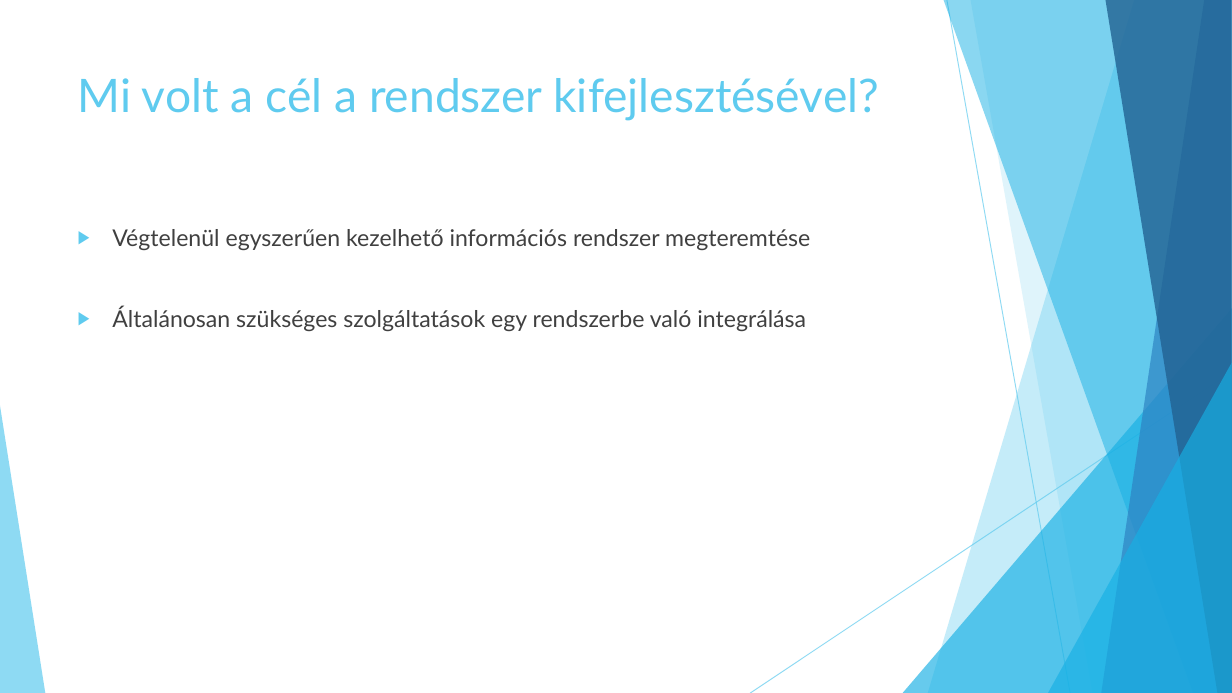
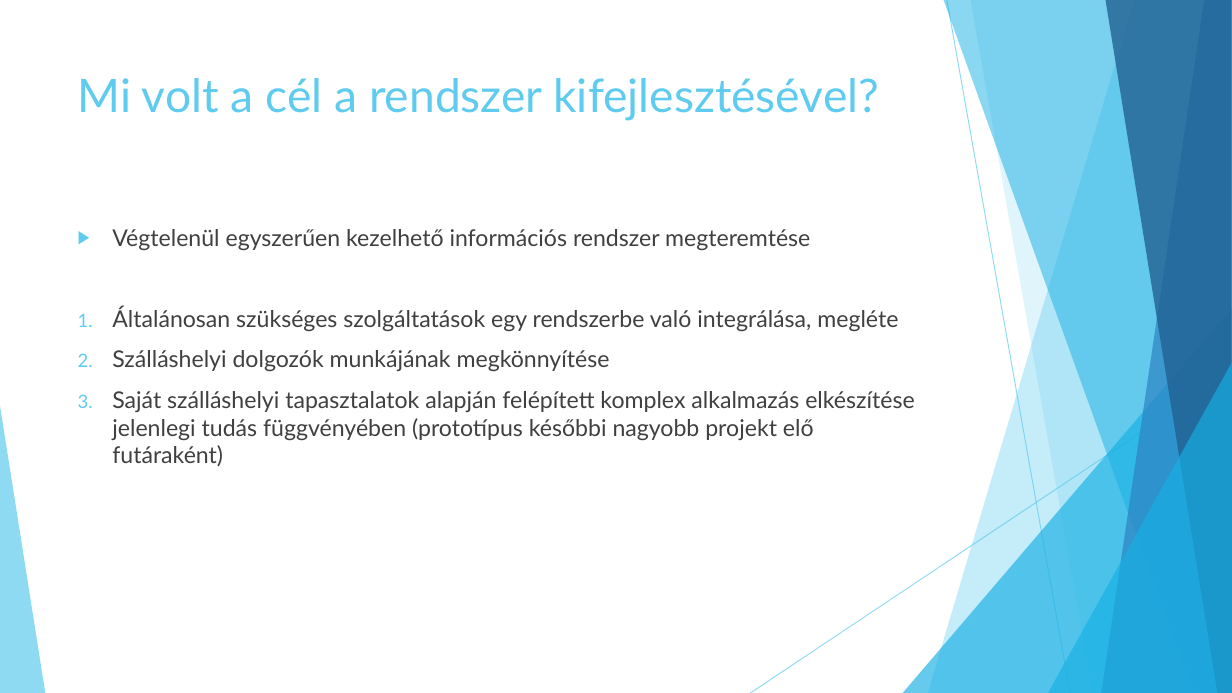
Before and after one commit to jbence1994/Virtual-Receptionist-projection, a slide deck: slide 3 of documentation/VR.pptx. Drawn at 1232x693 pixels with LibreOffice and Linux fonts; fonts in the diff are those of the drawing. Boxes give left, top, right and bottom in pixels: in the first picture for what was removed or moved away, otherwise in the second. Text is boxed around its words. In the diff, an @@ line names an element or a change of style, - is before the commit and + after.

```diff
--- a/documentation/VR.pptx
+++ b/documentation/VR.pptx
@@ text at [112,306,915,466]: text changed @@
-▶ Általánosan szükséges szolgáltatások egy rendszerbe való integrálása
+1. Általánosan szükséges szolgáltatások egy rendszerbe való integrálása, megléte
+2. Szálláshelyi dolgozók munkájának megkönnyítése
+3. Saját szálláshelyi tapasztalatok alapján felépített komplex alkalmazás elkészítése jelenlegi tudás függvényében (prototípus későbbi nagyobb projekt elő futáraként)
```
Also in this commit, not shown: 1 other slide changed, 2 slides added, 2 slides removed.
